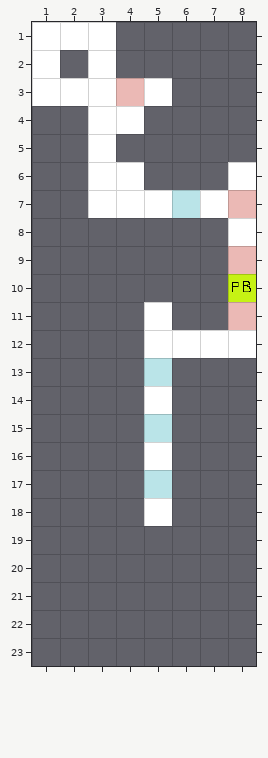
An edit to a level. Tiled map, Light Map 3.tmx. The first picture shows the starting point.
Cells are 32x32 px. Shown: x 1..8, y 1..23. The old version is drawn lined up with the new one.
After the commit:
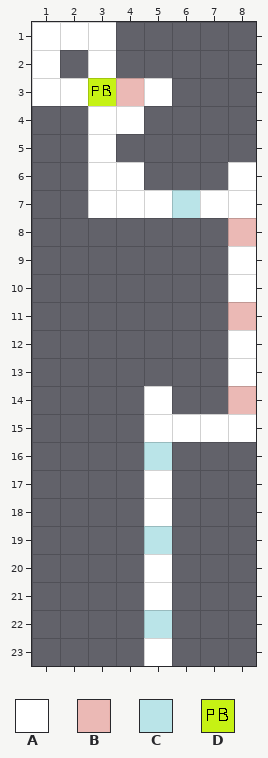
Key: from "tileset": A 3; from "tileset2": B 0, C 2, D 4.
_ is an empty cell, # one hidden under a higher layer.
Changes in this commit:
{"change": "map size 20x20 -> 20x25 cells (old content now starts at -1,-1; both pictures use the new coordinates)"}
{"where": "layer \"Ground\""}
{"y":11,"x":5,"old":"A","new":"_"}
{"y":12,"x":5,"old":"AAA","new":"___"}
{"y":13,"x":5,"old":"#","new":"_"}
{"y":13,"x":8,"old":"_","new":"A"}
{"y":15,"x":6,"old":"___","new":"AAA"}
{"y":20,"x":5,"old":"_","new":"A"}
{"y":21,"x":5,"old":"_","new":"A"}
{"y":23,"x":5,"old":"_","new":"A"}
{"where": "layer \"Interactible\""}
{"y":3,"x":3,"old":"_","new":"D"}
{"y":7,"x":8,"old":"B","new":"_"}
{"y":8,"x":8,"old":"_","new":"B"}
{"y":9,"x":8,"old":"B","new":"_"}
{"y":10,"x":8,"old":"D","new":"_"}
{"y":13,"x":5,"old":"C","new":"_"}
{"y":14,"x":8,"old":"_","new":"B"}
{"y":15,"x":5,"old":"C","new":"_"}
{"y":16,"x":5,"old":"_","new":"C"}
{"y":17,"x":5,"old":"C","new":"_"}
{"y":19,"x":5,"old":"_","new":"C"}
{"y":22,"x":5,"old":"_","new":"C"}
